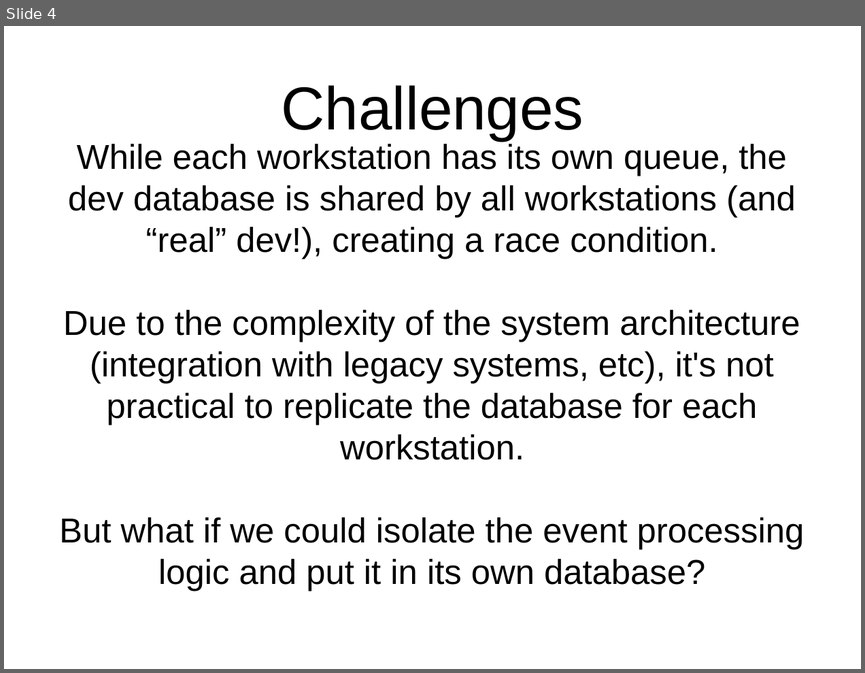
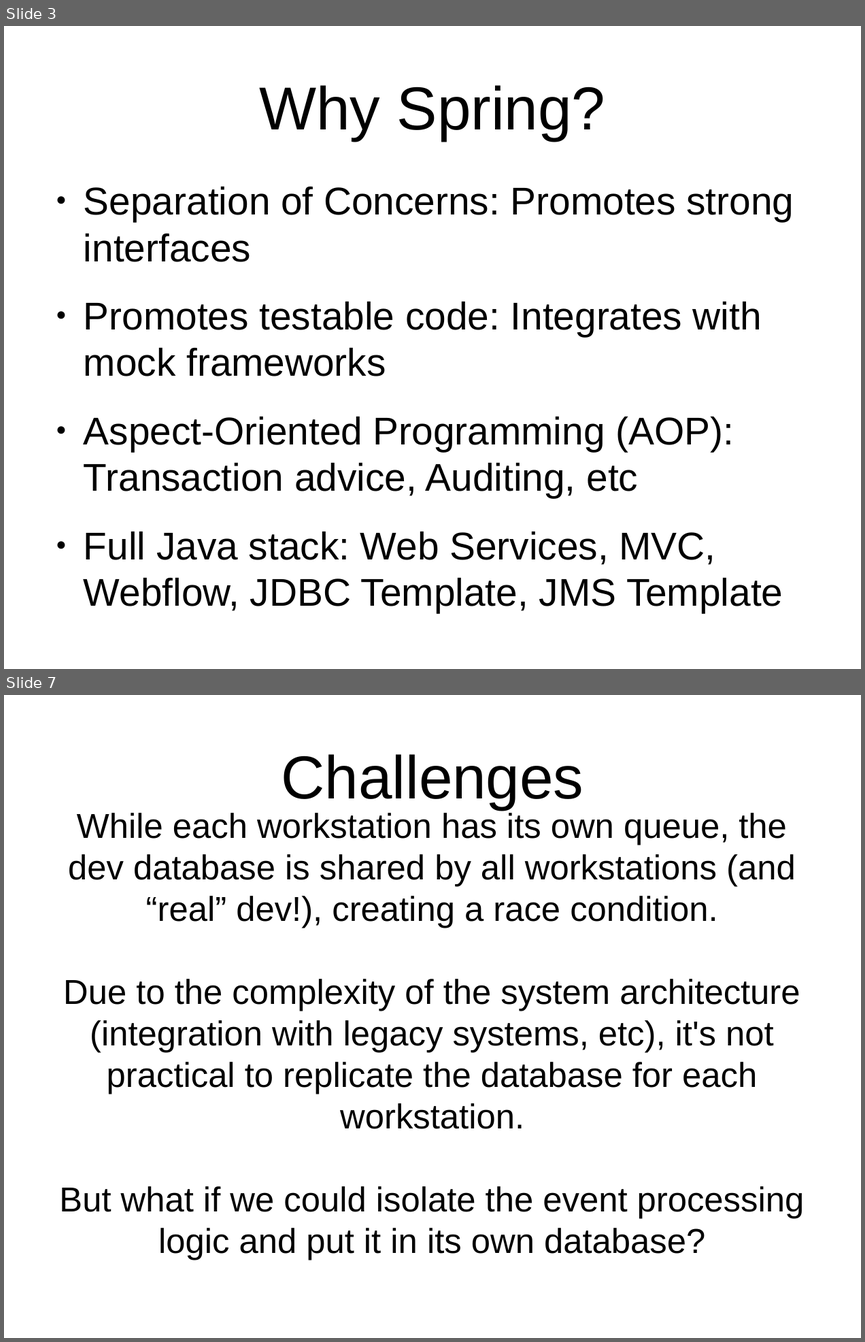
Before and after one commit to CinJug/spring-profiles, a slide deck: Spring Demo Intro.odp. Shown one above the other, each under a label of ours: slide 4 before the commit, slides 3 and 7 after it; the slides between them are not shown. The pictures are 865x673 and 865x1342 pixels, drawn with LibreOffice and Linux fonts; fonts in the diff are those of the drawing; background and template pictures are left out. Boxes give left, top, right and bottom in pixels: in the first picture for what was removed or moved away, otherwise in the second. Text is boxed around its words. In the diff, an @@ line names an element or a change of style, - is before the commit and + after.

Commit message:
Added 'Why Spring' slides

```diff
--- a/Spring Demo Intro.odp
+++ b/Spring Demo Intro.odp
@@ slide 3 added at <box>4,26,861,669</box>, background picture (left out) @@
@@ title added at <box>259,85,606,140</box>, 56.1 pt, text #000000 @@
+Why Spring?
@@ text added at <box>84,186,794,612</box>, 35.8 pt, text #000000 @@
+● Separation of Concerns: Promotes strong interfaces
+● Promotes testable code: Integrates with mock frameworks
+● Aspect-Oriented Programming (AOP): Transaction advice, Auditing, etc
+● Full Java stack: Web Services, MVC, Webflow, JDBC Template, JMS Template
@@ what was slide 4 is now slide 7 @@
```
Also in this commit, not shown: 3 slides changed, 4 other slides added.
